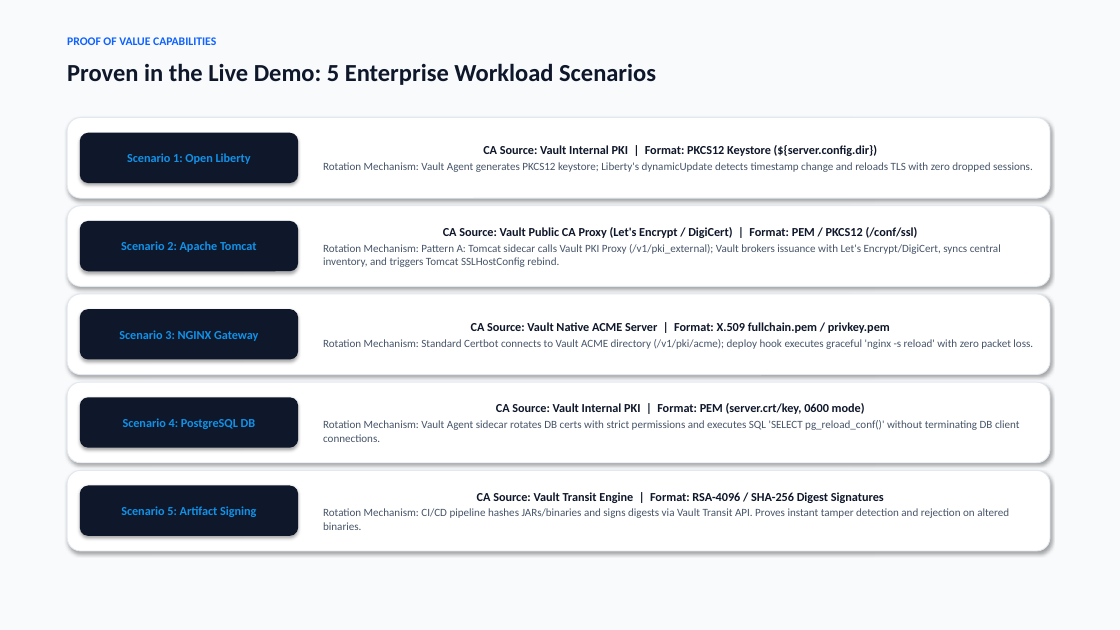
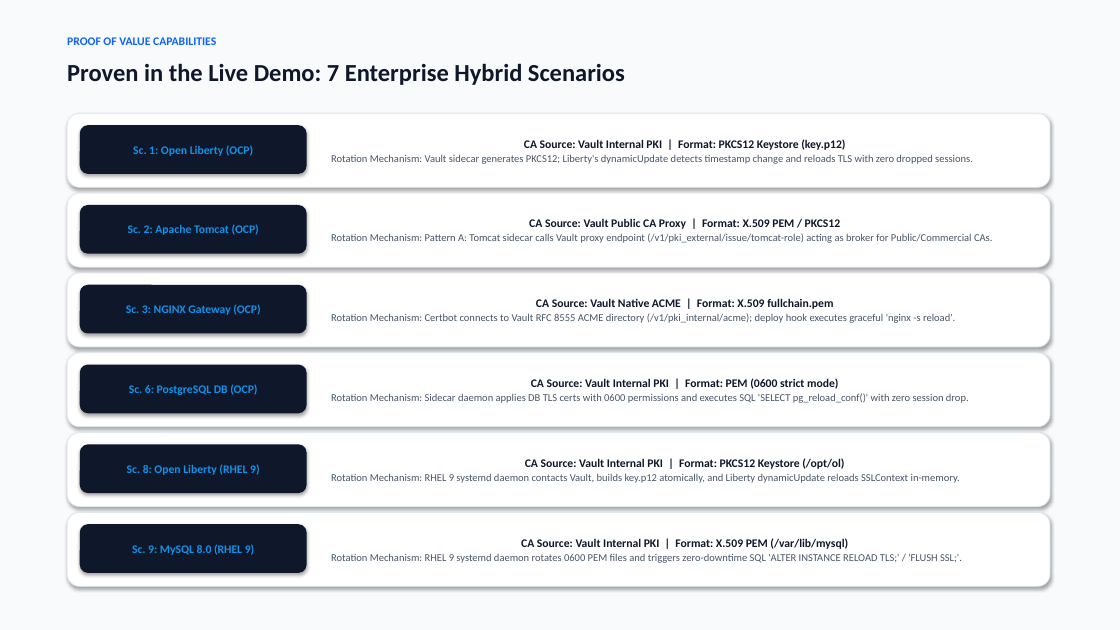
Before and after one commit to isalkovic/ibm-vault-clm-demo, a slide deck: slide 5 of Certificate_Lifecycle_Management_Vault_Sales_Pitch.pptx. Drawn at 1120x630 pixels with LibreOffice and Linux fonts; fonts in the diff are those of the drawing. Boxes give left, top, right and bottom in pixels: in the first picture for what was removed or moved away, otherwise in the second. Text is boxed around its words. In the diff, an @@ line names an element or a change of style, - is before the commit and + after.

Commit message:
docs: update READMEs and regenerate sales presentation deck with RHEL 9 VM and dashboard integration

```diff
--- a/Certificate_Lifecycle_Management_Vault_Sales_Pitch.pptx
+++ b/Certificate_Lifecycle_Management_Vault_Sales_Pitch.pptx
@@ text at bbox=[67, 63, 625, 85]: text changed @@
-Proven in the Live Demo: 5 Enterprise Workload Scenarios
+Proven in the Live Demo: 7 Enterprise Hybrid Scenarios
@@ rounded rectangle "CA Source: Vault Internal PKI ...": place and size @@
-rounded rectangle "CA Source: Vault Internal PKI ..." at bbox=[67, 118, 1050, 198]
+rounded rectangle "CA Source: Vault Internal PKI ..." at bbox=[67, 113, 1050, 187]
@@ rounded rectangle "Sc. 1: Open Liberty (OCP)": place and size @@
-rounded rectangle "Sc. 1: Open Liberty (OCP)" at bbox=[80, 133, 298, 183]
+rounded rectangle "Sc. 1: Open Liberty (OCP)" at bbox=[80, 125, 307, 174]
@@ text in rounded rectangle at bbox=[133, 145, 253, 156]: text changed; size 10.5 to 10 pt @@
-Scenario 1: Open Liberty
+Sc. 1: Open Liberty (OCP)
@@ text in rounded rectangle at bbox=[331, 139, 973, 164]: text changed; size 9.5 to 9 pt @@
-CA Source: Vault Internal PKI | Format: PKCS12 Keystore (${server.config.dir})
-Rotation Mechanism: Vault Agent generates PKCS12 keystore; Liberty's dynamicUpdate detects timestamp change and reloads TLS with zero dropped sessions.
+CA Source: Vault Internal PKI | Format: PKCS12 Keystore (key.p12)
+Rotation Mechanism: Vault sidecar generates PKCS12; Liberty's dynamicUpdate detects timestamp change and reloads TLS with zero dropped sessions.
@@ rounded rectangle "CA Source: Vault Public CA ...": place and size @@
-rounded rectangle "CA Source: Vault Public CA ..." at bbox=[67, 206, 1050, 287]
+rounded rectangle "CA Source: Vault Public CA ..." at bbox=[67, 193, 1050, 267]
@@ rounded rectangle "Sc. 2: Apache Tomcat (OCP)": place and size @@
-rounded rectangle "Sc. 2: Apache Tomcat (OCP)" at bbox=[80, 221, 298, 271]
+rounded rectangle "Sc. 2: Apache Tomcat (OCP)" at bbox=[80, 205, 307, 254]
@@ text in rounded rectangle at bbox=[128, 224, 259, 235]: text changed; size 10.5 to 10 pt @@
-Scenario 2: Apache Tomcat
+Sc. 2: Apache Tomcat (OCP)
@@ text in rounded rectangle at bbox=[331, 218, 992, 243]: text changed; size 9.5 to 9 pt @@
-CA Source: Vault Public CA Proxy (Let's Encrypt / DigiCert) | Format: PEM / PKCS12 (/conf/ssl)
-Rotation Mechanism: Pattern A: Tomcat sidecar calls Vault PKI Proxy (/v1/pki_external); Vault brokers issuance with Let's Encrypt/DigiCert, syncs central inventory, and triggers Tomcat SSLHostConfig rebind.
+CA Source: Vault Public CA Proxy | Format: X.509 PEM / PKCS12
+Rotation Mechanism: Pattern A: Tomcat sidecar calls Vault proxy endpoint (/v1/pki_external/issue/tomcat-role) acting as broker for Public/Commercial CAs.
@@ rounded rectangle "CA Source: Vault Native ACME ...": place and size @@
-rounded rectangle "CA Source: Vault Native ACME ..." at bbox=[67, 294, 1050, 375]
+rounded rectangle "CA Source: Vault Native ACME ..." at bbox=[67, 273, 1050, 347]
@@ rounded rectangle "Sc. 3: NGINX Gateway (OCP)": place and size @@
-rounded rectangle "Sc. 3: NGINX Gateway (OCP)" at bbox=[80, 309, 298, 360]
+rounded rectangle "Sc. 3: NGINX Gateway (OCP)" at bbox=[80, 285, 307, 334]
@@ text in rounded rectangle at bbox=[331, 298, 955, 323]: text changed; size 9.5 to 9 pt @@
-CA Source: Vault Native ACME Server | Format: X.509 fullchain.pem / privkey.pem
-Rotation Mechanism: Standard Certbot connects to Vault ACME directory (/v1/pki/acme); deploy hook executes graceful 'nginx -s reload' with zero packet loss.
+CA Source: Vault Native ACME | Format: X.509 fullchain.pem
+Rotation Mechanism: Certbot connects to Vault RFC 8555 ACME directory (/v1/pki_internal/acme); deploy hook executes graceful 'nginx -s reload'.
@@ text in rounded rectangle at bbox=[126, 304, 260, 315]: text changed; size 10.5 to 10 pt @@
-Scenario 3: NGINX Gateway
+Sc. 3: NGINX Gateway (OCP)
@@ rounded rectangle "CA Source: Vault Internal PKI ...": place and size @@
-rounded rectangle "CA Source: Vault Internal PKI ..." at bbox=[67, 382, 1050, 463]
+rounded rectangle "CA Source: Vault Internal PKI ..." at bbox=[67, 353, 1050, 427]
@@ rounded rectangle "Sc. 6: PostgreSQL DB (OCP)": place and size @@
-rounded rectangle "Sc. 6: PostgreSQL DB (OCP)" at bbox=[80, 397, 298, 448]
+rounded rectangle "Sc. 6: PostgreSQL DB (OCP)" at bbox=[80, 365, 307, 413]
@@ text in rounded rectangle at bbox=[129, 384, 257, 395]: text changed; size 10.5 to 10 pt @@
-Scenario 4: PostgreSQL DB
+Sc. 6: PostgreSQL DB (OCP)
@@ text in rounded rectangle at bbox=[331, 378, 969, 403]: text changed; size 9.5 to 9 pt @@
-CA Source: Vault Internal PKI | Format: PEM (server.crt/key, 0600 mode)
-Rotation Mechanism: Vault Agent sidecar rotates DB certs with strict permissions and executes SQL 'SELECT pg_reload_conf()' without terminating DB client connections.
+CA Source: Vault Internal PKI | Format: PEM (0600 strict mode)
+Rotation Mechanism: Sidecar daemon applies DB TLS certs with 0600 permissions and executes SQL 'SELECT pg_reload_conf()' with zero session drop.
@@ rounded rectangle "CA Source: Vault Internal PKI ...": place and size @@
-rounded rectangle "CA Source: Vault Internal PKI ..." at bbox=[67, 471, 1050, 551]
+rounded rectangle "CA Source: Vault Internal PKI ..." at bbox=[67, 433, 1050, 507]
@@ rounded rectangle "Sc. 8: Open Liberty (RHEL ...": place and size @@
-rounded rectangle "Sc. 8: Open Liberty (RHEL ..." at bbox=[80, 486, 298, 536]
+rounded rectangle "Sc. 8: Open Liberty (RHEL ..." at bbox=[80, 444, 307, 493]
@@ text in rounded rectangle at bbox=[127, 464, 260, 475]: text changed; size 10.5 to 10 pt @@
-Scenario 5: Artifact Signing
+Sc. 8: Open Liberty (RHEL 9)
@@ text in rounded rectangle at bbox=[331, 458, 960, 483]: text changed; size 9.5 to 9 pt @@
-CA Source: Vault Transit Engine | Format: RSA-4096 / SHA-256 Digest Signatures
-Rotation Mechanism: CI/CD pipeline hashes JARs/binaries and signs digests via Vault Transit API. Proves instant tamper detection and rejection on altered binaries.
+CA Source: Vault Internal PKI | Format: PKCS12 Keystore (/opt/ol)
+Rotation Mechanism: RHEL 9 systemd daemon contacts Vault, builds key.p12 atomically, and Liberty dynamicUpdate reloads SSLContext in-memory.
@@ rounded rectangle added at bbox=[67, 513, 1050, 586], fill #FFFFFF, outline #E2E8F0 0.75 pt, 9 pt, text #475569 @@
+CA Source: Vault Internal PKI | Format: X.509 PEM (/var/lib/mysql)
+Rotation Mechanism: RHEL 9 systemd daemon rotates 0600 PEM files and triggers zero-downtime SQL 'ALTER INSTANCE RELOAD TLS;' / 'FLUSH SSL;'.
@@ rounded rectangle added at bbox=[80, 524, 307, 573], fill #0F172A, 10 pt, text #1192E8, bold @@
+Sc. 9: MySQL 8.0 (RHEL 9)
```
Also in this commit, not shown: 2 other slides changed, 1 slide removed, 2 other files.
